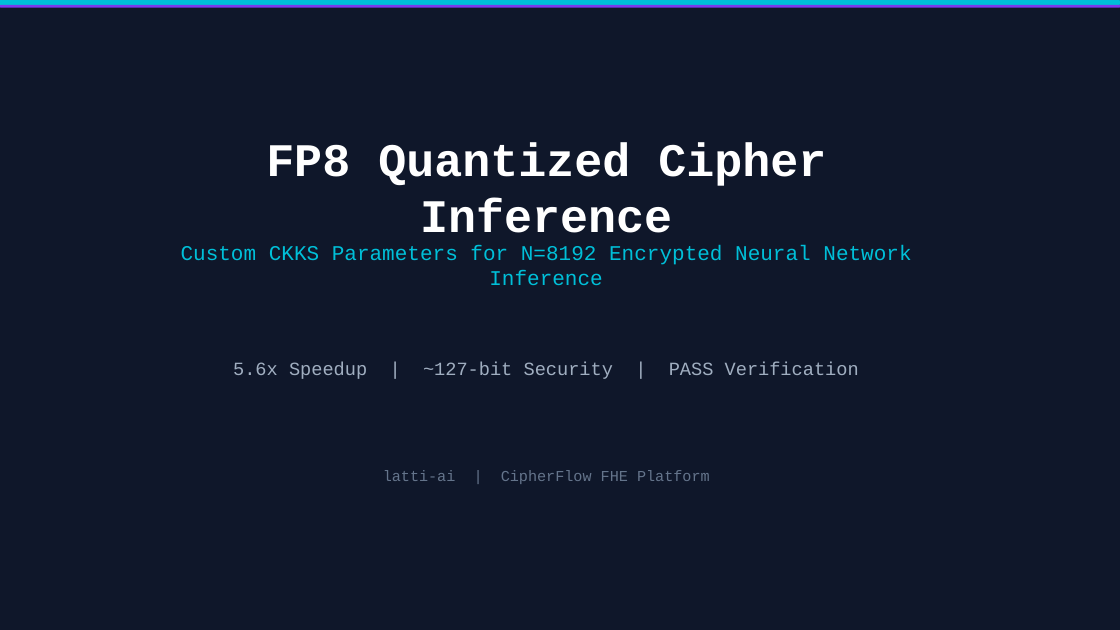
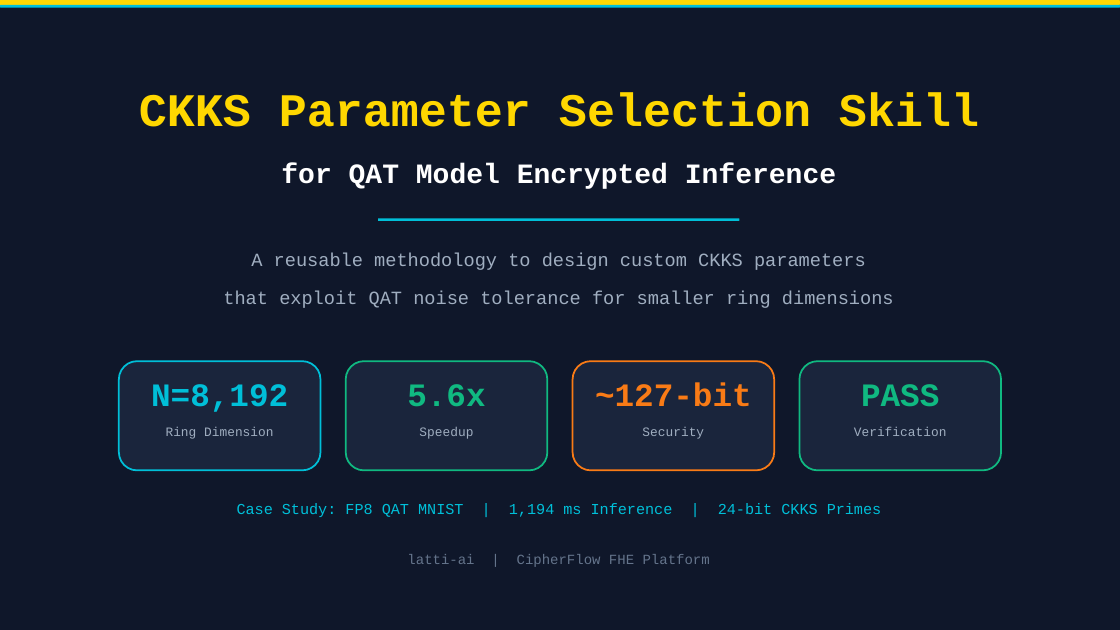
Before and after one commit to cipherflow-fhe/latti-ai, a slide deck: slide 1 of examples/test_mnist/output_fp8qat/FP8_QAT_Cipher_Inference.pptx. Drawn at 1120x630 pixels with LibreOffice and Linux fonts; fonts in the diff are those of the drawing. Boxes give left, top, right and bottom in pixels: in the first picture for what was removed or moved away, otherwise in the second. Text is boxed around its words. In the diff, an @@ line names an element or a change of style, - is before the commit and + after.

```diff
--- a/examples/test_mnist/output_fp8qat/FP8_QAT_Cipher_Inference.pptx
+++ b/examples/test_mnist/output_fp8qat/FP8_QAT_Cipher_Inference.pptx
@@ rounded rectangle at (0,0,1120,5): fill #00BFD8 to #FFD700 @@
@@ rounded rectangle at (0,5,1120,8): fill #7C3AED to #00BFD8 @@
@@ text at (139,93,979,127): text changed; text colour #FFFFFF to #FFD700 @@
-FP8 Quantized Cipher Inference
+CKKS Parameter Selection Skill
@@ text at (281,163,836,189): text changed; size 18 to 24 pt; text colour #00BFD8 to #FFFFFF; bold on @@
-Custom CKKS Parameters for N=8192 Encrypted Neural Network Inference
+for QAT Model Encrypted Inference
@@ rounded rectangle added at (378,218,739,221), fill #00BFD8 @@
@@ text added at (251,253,866,270), 16 pt, text #A0AEC0 @@
+A reusable methodology to design custom CKKS parameters
@@ text added at (223,291,894,308), 16 pt, text #A0AEC0 @@
+that exploit QAT noise tolerance for smaller ring dimensions
@@ rounded rectangle added at (119,361,321,471), fill #1A253C, outline #00BFD8 1.5 pt @@
@@ text added at (151,384,288,412), 28 pt, text #00BFD8, bold @@
+N=8,192
@@ text removed at (233,362,859,379) @@
-5.6x Speedup | ~127-bit Security | PASS Verification
@@ rounded rectangle added at (346,361,548,471), fill #1A253C, outline #10B981 1.5 pt @@
@@ text added at (407,384,485,407), 28 pt, text #10B981, bold @@
+5.6x
@@ rounded rectangle added at (573,361,775,471), fill #1A253C, outline #F97B16 1.5 pt @@
@@ text added at (595,382,752,407), 28 pt, text #F97B16, bold @@
+~127-bit
@@ rounded rectangle added at (800,361,1002,471), fill #1A253C, outline #10B981 1.5 pt @@
@@ text added at (861,384,939,407), 28 pt, text #10B981, bold @@
+PASS
@@ text added at (166,427,273,439), 11 pt, text #A0AEC0 @@
+Ring Dimension
@@ text added at (419,427,473,439), 11 pt, text #A0AEC0 @@
+Speedup
@@ text added at (642,427,704,439), 11 pt, text #A0AEC0 @@
+Security
@@ text added at (854,427,947,436), 11 pt, text #A0AEC0 @@
+Verification
@@ text added at (237,503,882,517), 13 pt, text #00BFD8 @@
+Case Study: FP8 QAT MNIST | 1,194 ms Inference | 24-bit CKKS Primes
@@ text "latti-ai | CipherFlow FHE Platform": place and size @@
-text "latti-ai | CipherFlow FHE Platform" at (383,470,710,484)
+text "latti-ai | CipherFlow FHE Platform" at (407,554,710,567)
@@ text "latti-ai | CipherFlow FHE Platform" at (407,554,710,567): size 13 to 12 pt @@
```
